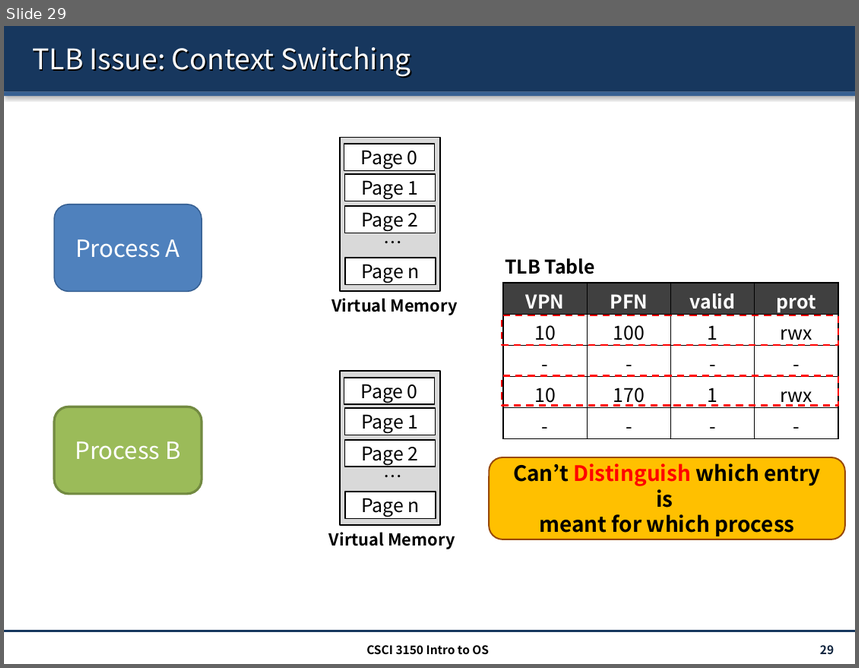
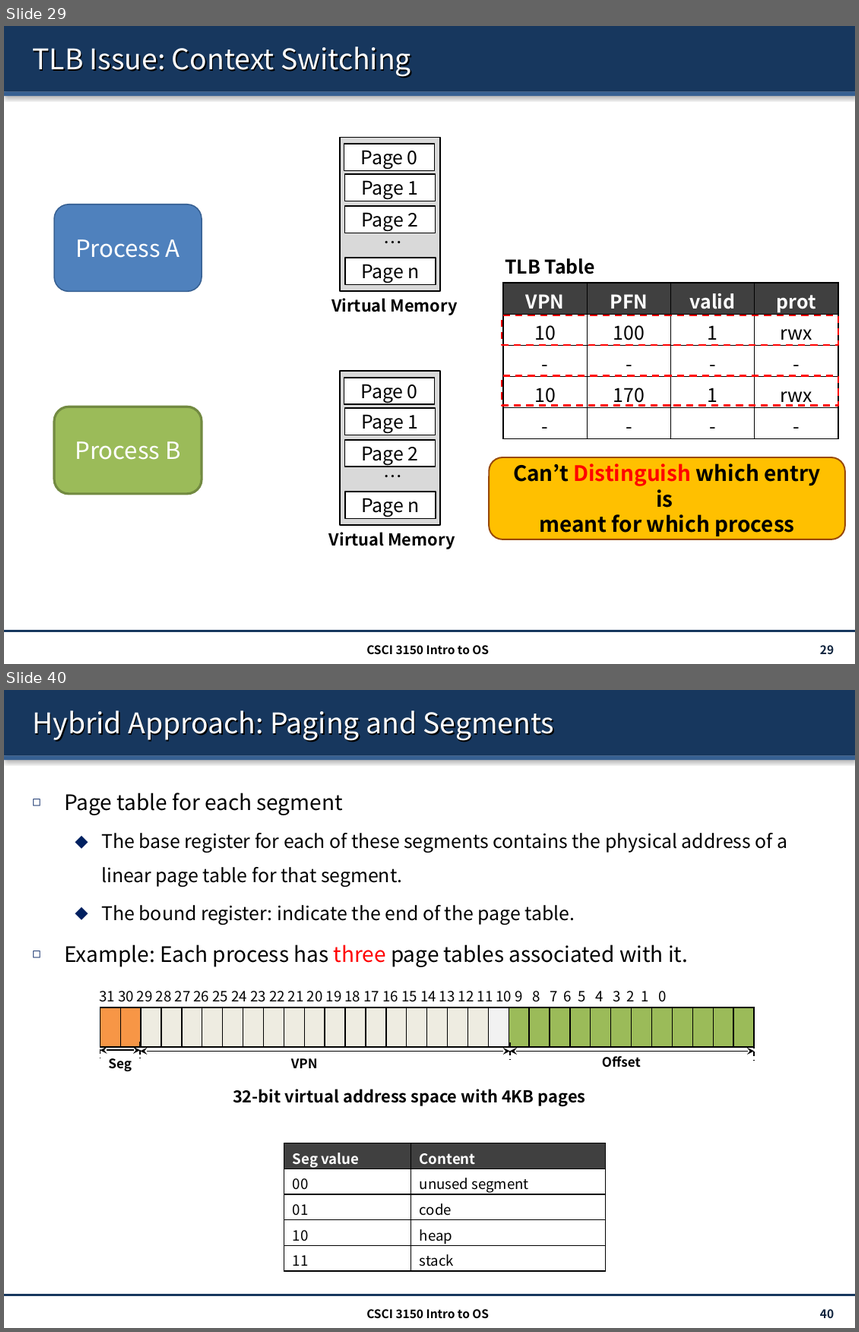
Before and after one commit to henryhxu/CSCI3150, a slide deck: lecture/lec11_paging.pptx. Shown one above the other, each under a label of ours: slide 29 before the commit, slides 29 and 40 after it; the slides between them are not shown. The pictures are 859x668 and 859x1332 pixels, drawn with LibreOffice and Linux fonts; fonts in the diff are those of the drawing. Boxes give left, top, right and bottom in pixels: in the first picture for what was removed or moved away, otherwise in the second. Text is boxed around its words. In the diff, an @@ line names an element or a change of style, - is before the commit and + after.

```diff
--- a/lecture/lec11_paging.pptx
+++ b/lecture/lec11_paging.pptx
@@ slide 40 added at (4,690,855,1328), background #FFFFFF; not listed: 3 template elements that a slide beside it also shows @@
@@ title added at (32,711,555,741), 24 pt, text #FFFFFF @@
+Hybrid Approach: Paging and Segments
@@ text added at (64,793,788,967), 16 pt, text #000000 @@
+◻ Page table for each segment
+  ⬥ The base register for each of these segments contains the physical address of a linear page table for that segment.
+  ⬥ The bound register: indicate the end of the page table.
+◻ Example: Each process has three page tables associated with it.
@@ text added at (99,991,667,1002), 12 pt, text #000000 @@
+31 30 29 28 27 26 25 24 23 22 21 20 19 18 17 16 15 14 13 12 11 10 9 8 7 6 5 4 3 2 1 0
@@ table added at (101,1008,754,1043), 1 rows, 32 columns @@
+ |  |  |  |  |  |  |  |  |  |  |  |  |  |  |  |  |  |  |  |  |  |  |  |  |  |  |  |  |  |  | 
@@ line added from (101, 1042) to (101, 1058), #000000 1 pt dashed @@
@@ double arrow added from (101, 1050) to (140, 1050), #000000 1 pt @@
@@ line added from (140, 1042) to (140, 1059), #000000 1 pt dashed @@
@@ double arrow added from (140, 1051) to (509, 1051), #000000 1 pt @@
@@ line added from (509, 1043) to (509, 1059), #000000 1 pt dashed @@
@@ double arrow added from (509, 1051) to (754, 1051), #000000 1 pt @@
@@ line added from (754, 1044) to (754, 1060), #000000 1 pt dashed @@
@@ text added at (108,1059,132,1072), 11 pt, text #000000, bold @@
+Seg
@@ text added at (291,1059,318,1068), 11 pt, text #000000, bold @@
+VPN
@@ text added at (602,1056,641,1068), 11 pt, text #000000, bold @@
+Offset
@@ text added at (233,1089,586,1107), 14 pt, text #000000, bold @@
+32-bit virtual address space with 4KB pages
@@ table added at (284,1144,606,1271), 5 rows, 2 columns @@
+Seg value | Content
+00 | unused segment
+01 | code
+10 | heap
+11 | stack
@@ text added at (367,1309,489,1319), 10 pt, text #000000, bold @@
+CSCI 3150 Intro to OS
@@ page number added at (820,1309,834,1319), 10 pt, text #0F243E, bold @@
+40
```
Also in this commit, not shown: 7 slides changed, 23 other slides added.
